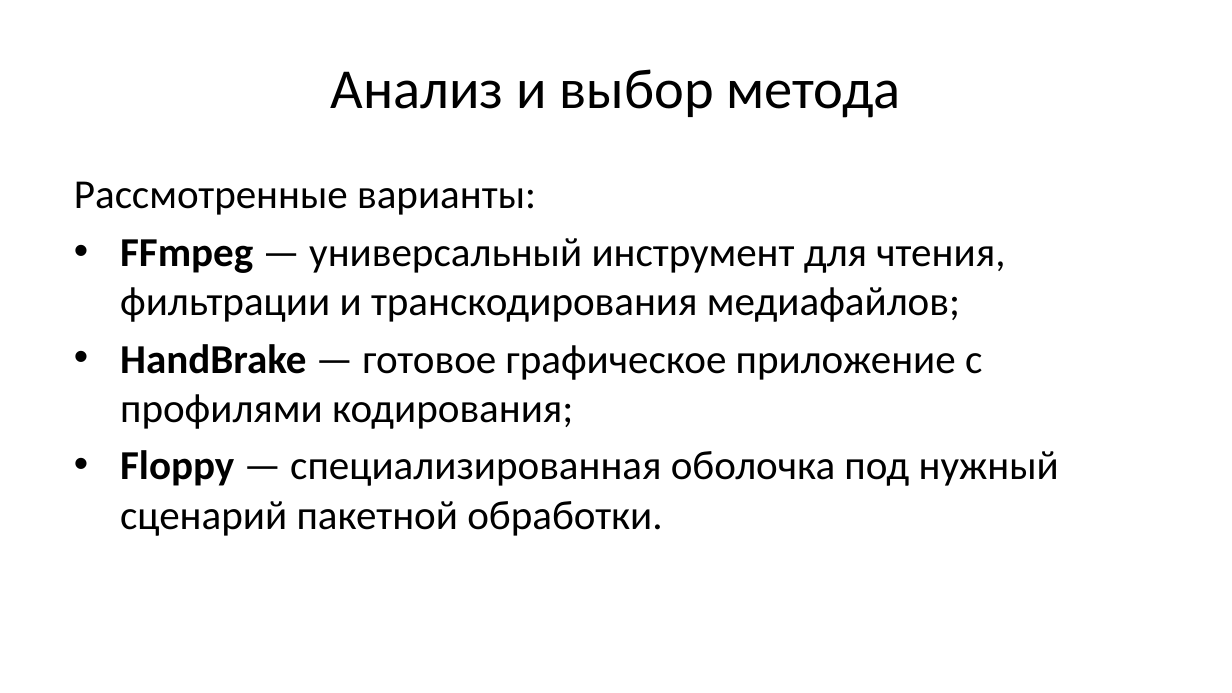
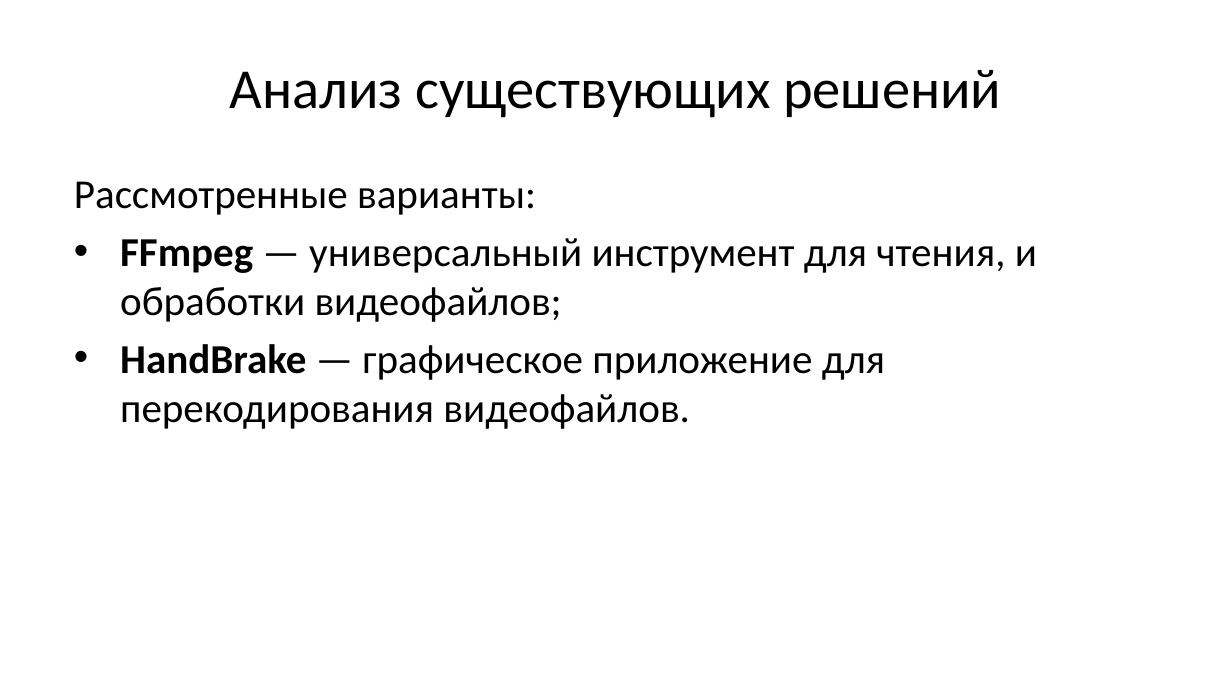
Before and after one commit to Wool5443/Study-data, a slide deck: slide 6 of Programming/Project/presentation/floppy-defense.odp (slide 7 before the commit). Drawn at 1232x693 pixels with LibreOffice and Linux fonts; fonts in the diff are those of the drawing. Boxes give left, top, right and bottom in pixels: in the first picture for what was removed or moved away, otherwise in the second. Text is boxed around its words. In the diff, an @@ line names an element or a change of style, - is before the commit and + after.

```diff
--- a/Programming/Project/presentation/floppy-defense.odp
+++ b/Programming/Project/presentation/floppy-defense.odp
@@ title at [230,70,1001,118]: text changed @@
-Анализ и выбор метода
+Анализ существующих решений
@@ text at [120,238,1037,429]: text changed @@
-• FFmpeg — универсальный инструмент для чтения, фильтрации и транскодирования медиафайлов;
-• HandBrake — готовое графическое приложение с профилями кодирования;
-• Floppy — специализированная оболочка под нужный сценарий пакетной обработки.
+• FFmpeg — универсальный инструмент для чтения, и обработки видеофайлов;
+• HandBrake — графическое приложение для перекодирования видеофайлов.
```
Also in this commit, not shown: 13 other slides changed, 4 slides removed, 3 other files.
